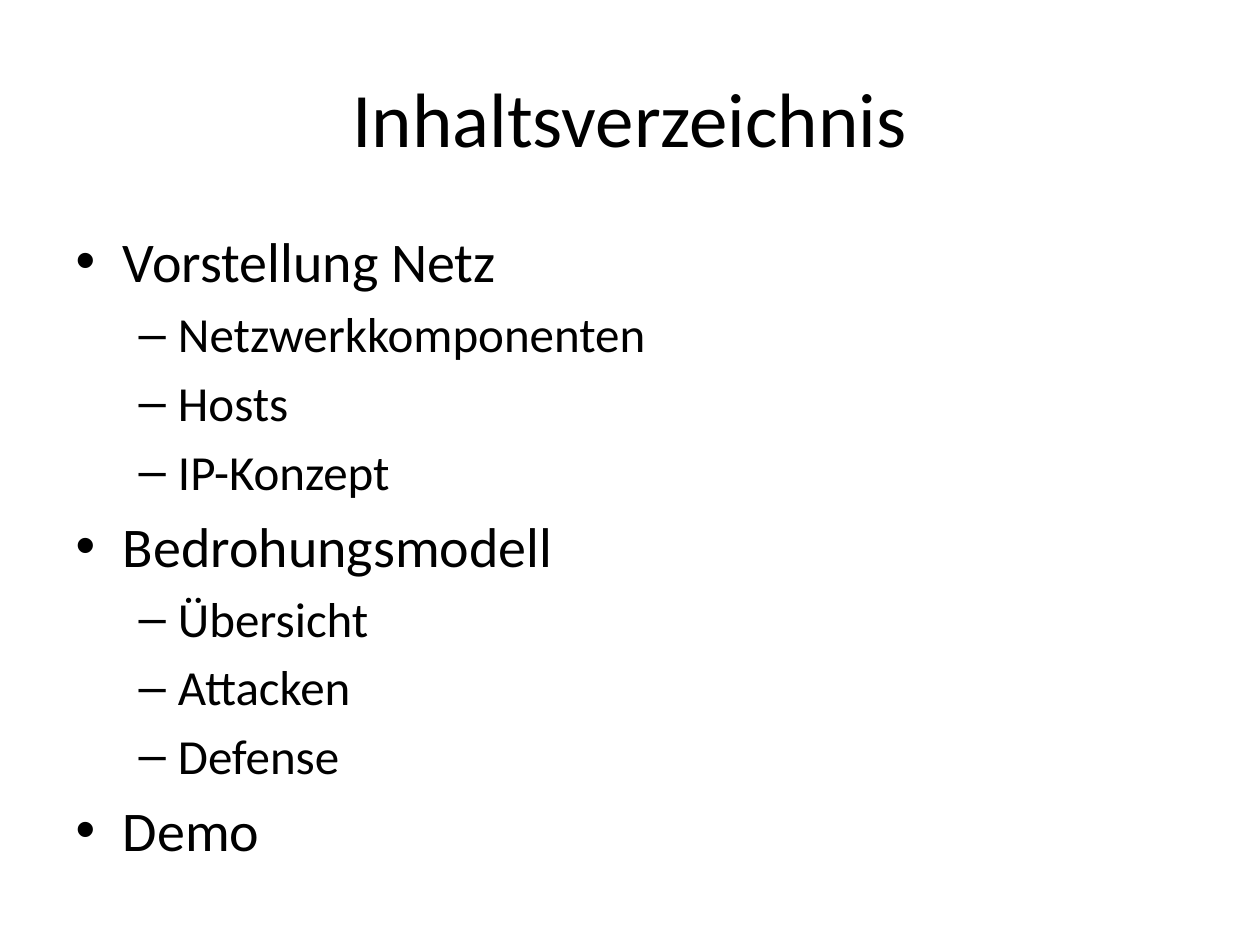
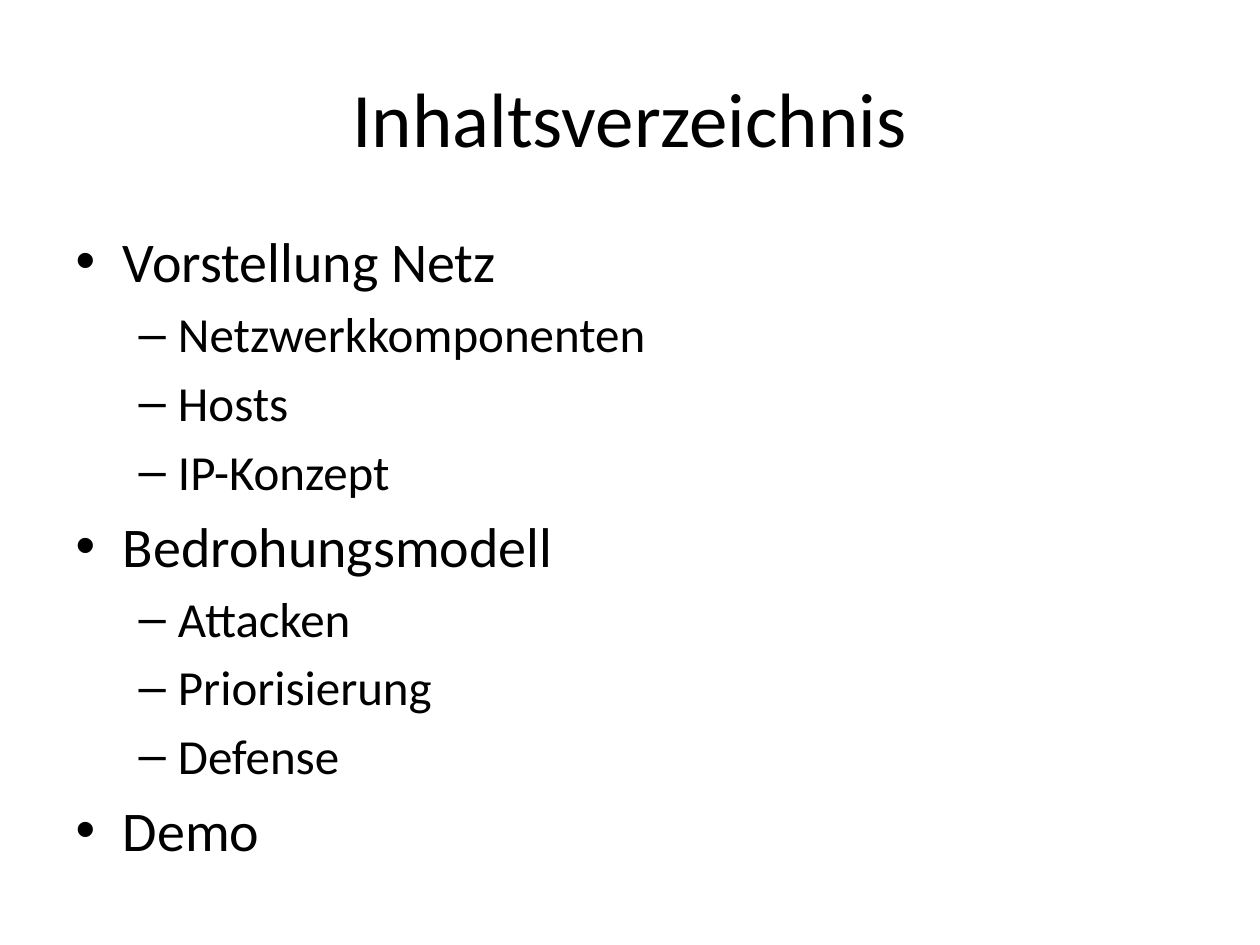
Before and after one commit to iSOcH/wosm, a slide deck: slide 2 of Phase1/Demo1.pptx. Drawn at 1260x945 pixels with LibreOffice and Linux fonts; fonts in the diff are those of the drawing. Boxes give left, top, right and bottom in pixels: in the first picture for what was removed or moved away, otherwise in the second. Text is boxed around its words. In the diff, an @@ line names an element or a change of style, - is before the commit and + after.

```diff
--- a/Phase1/Demo1.pptx
+++ b/Phase1/Demo1.pptx
@@ text at box(178, 597, 368, 638): paragraph removed @@
-  – Übersicht
@@ text at box(178, 671, 432, 714): paragraph added @@
+  – Priorisierung
```
Also in this commit, not shown: 2 other slides changed, 3 slides added, 2 other files.
